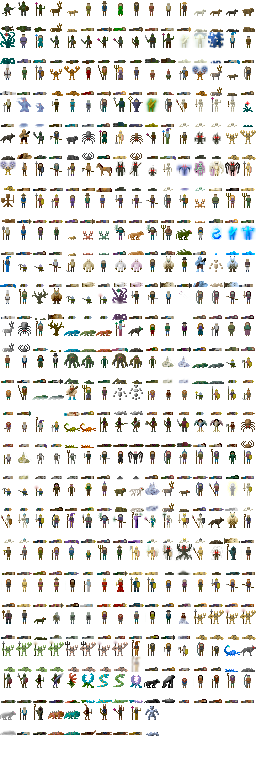
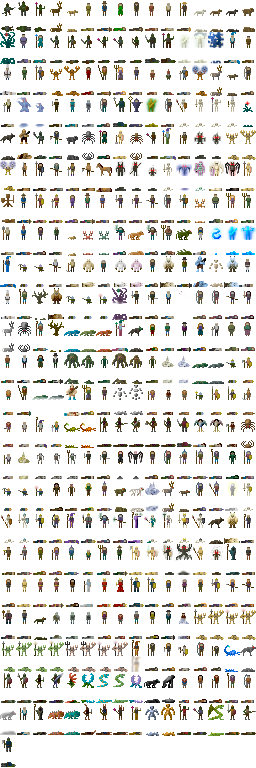
The second 256 x 768 image is a revision of the first. Changes to its layers:
painted on "Background" over [left=1, top=704, right=256, bottom=767]
